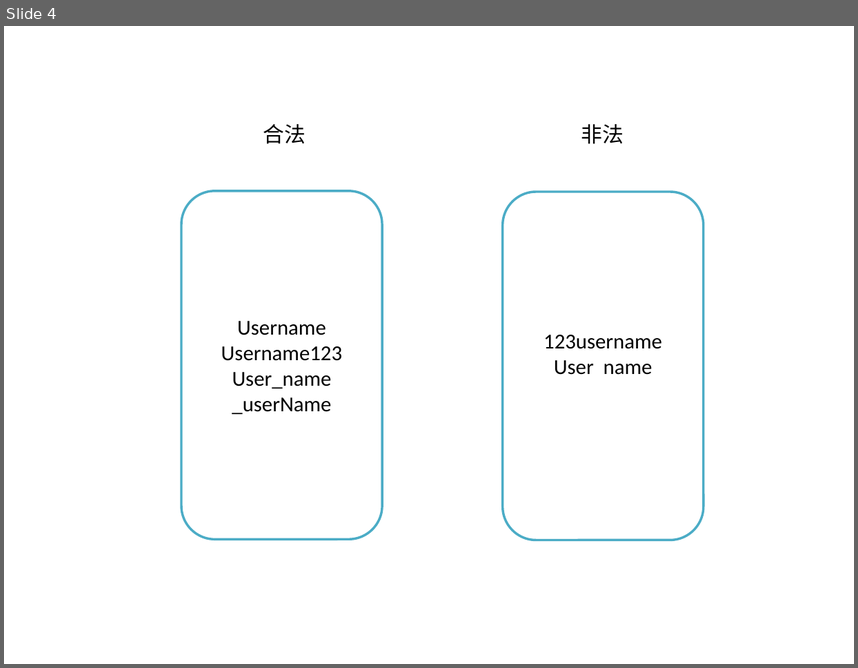
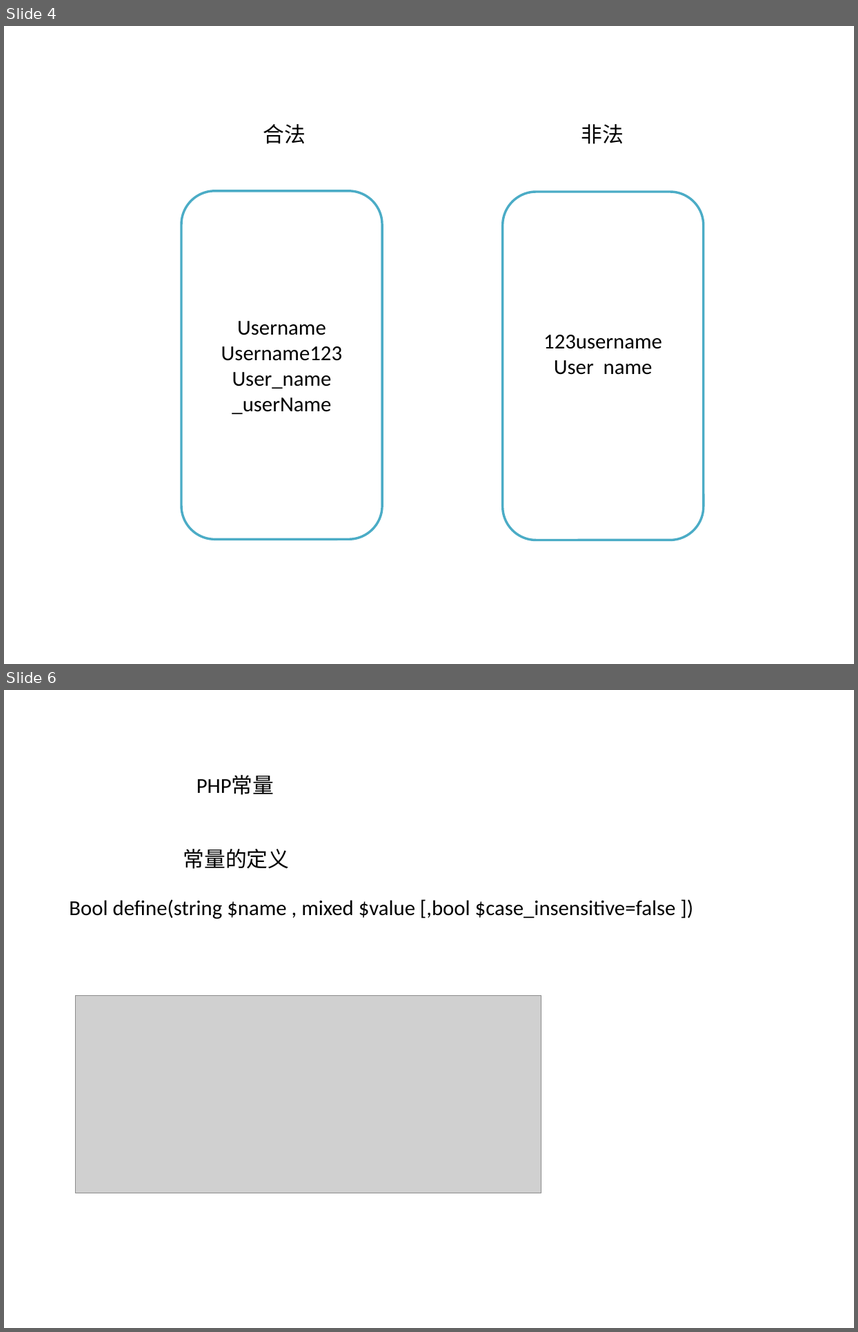
Before and after one commit to nubeier/competition, a slide deck: PHP.pptx. Shown one above the other, each under a label of ours: slide 4 before the commit, slides 4 and 6 after it; the slides between them are not shown. The pictures are 858x668 and 858x1332 pixels, drawn with LibreOffice and Linux fonts; fonts in the diff are those of the drawing; grey boxes stand for pictures; background and template pictures are left out. Boxes give left, top, right and bottom in pixels: in the first picture for what was removed or moved away, otherwise in the second. Text is boxed around its words. In the diff, an @@ line names an element or a change of style, - is before the commit and + after.

```diff
--- a/PHP.pptx
+++ b/PHP.pptx
@@ slide 6 added at [4,690,854,1328], background picture (left out) @@
@@ text added at [197,775,274,795], 18 pt, text #000000 @@
+PHP常量
@@ text added at [183,849,289,869], 18 pt, text #000000 @@
+常量的定义
@@ text added at [69,899,676,919], 18 pt, text #000000 @@
+Bool define(string $name , mixed $value [,bool $case_insensitive=false ])
@@ picture added at [75,995,542,1192] @@
```
Also in this commit, not shown: 3 other slides added.
